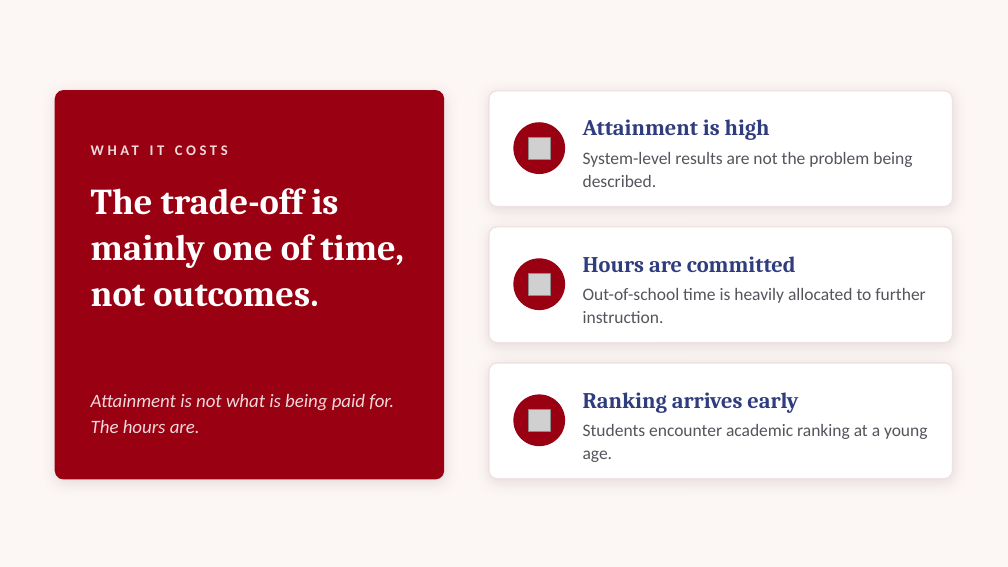
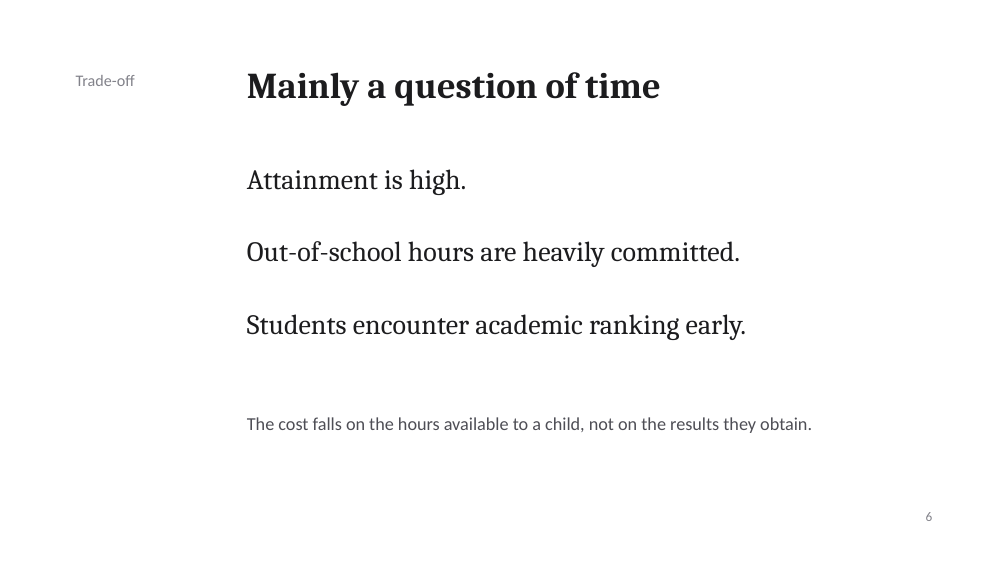
Before and after one commit to nomnomsnom/factor-extractor, a slide deck: slide 6 of slides/singapore-tuition-culture.pptx. Drawn at 1008x567 pixels with LibreOffice and Linux fonts; fonts in the diff are those of the drawing; grey boxes stand for pictures. Boxes give left, top, right and bottom in pixels: in the first picture for what was removed or moved away, otherwise in the second. Text is boxed around its words. In the diff, an @@ line names an element or a change of style, - is before the commit and + after.

```diff
--- a/slides/singapore-tuition-culture.pptx
+++ b/slides/singapore-tuition-culture.pptx
@@ background #FCF6F5 to #FFFFFF @@
@@ text added at (76, 75, 135, 86), 11.5 pt, text #82828A @@
+Trade-off
@@ text added at (247, 72, 661, 106), 26 pt, text #1C1C1E, bold @@
+Mainly a question of time
@@ rounded rectangle removed at (55, 91, 444, 479) @@
@@ rounded rectangle removed at (489, 91, 953, 207) @@
@@ text removed at (91, 136, 408, 162) @@
-WHAT IT COSTS
@@ ellipse removed at (514, 123, 564, 173) @@
@@ picture removed at (528, 137, 550, 159) @@
@@ text at (247, 169, 466, 195): text changed; size 16 to 20 pt; text colour #2F3C7E to #1C1C1E; bold off @@
-Attainment is high
+Attainment is high.
@@ text removed at (583, 152, 912, 187) @@
-System-level results are not the problem being described.
@@ text removed at (91, 188, 404, 307) @@
-The trade-off is mainly one of time, not outcomes.
@@ rounded rectangle removed at (489, 227, 953, 343) @@
@@ text at (247, 241, 740, 267): text changed; size 16 to 20 pt; text colour #2F3C7E to #1C1C1E; bold off @@
-Hours are committed
+Out-of-school hours are heavily committed.
@@ ellipse removed at (514, 259, 564, 309) @@
@@ picture removed at (528, 273, 550, 295) @@
@@ text removed at (583, 288, 925, 323) @@
-Out-of-school time is heavily allocated to further instruction.
@@ vertical alignment middle to top in 3 elements at (247, 169, 466, 195), (247, 241, 740, 267), (247, 314, 747, 340) @@
@@ text at (247, 314, 747, 340): text changed; size 12.5 to 20 pt; font Calibri to Cambria; text colour #55545C to #1C1C1E @@
-Students encounter academic ranking at a young age.
+Students encounter academic ranking early.
@@ rounded rectangle removed at (489, 363, 953, 479) @@
@@ text removed at (91, 394, 394, 433) @@
-Attainment is not what is being paid for. The hours are.
@@ text added at (247, 417, 812, 433), 13 pt, text #4E4E55 @@
+The cost falls on the hours available to a child, not on the results they obtain.
@@ ellipse removed at (514, 395, 564, 446) @@
@@ picture removed at (528, 409, 550, 431) @@
@@ text removed at (583, 392, 798, 413) @@
-Ranking arrives early
@@ text added at (926, 512, 933, 521), 9.5 pt, text #82828A @@
+6
```
Also in this commit, not shown: 5 other slides changed, 1 slide added, 1 slide removed, 1 other file.
